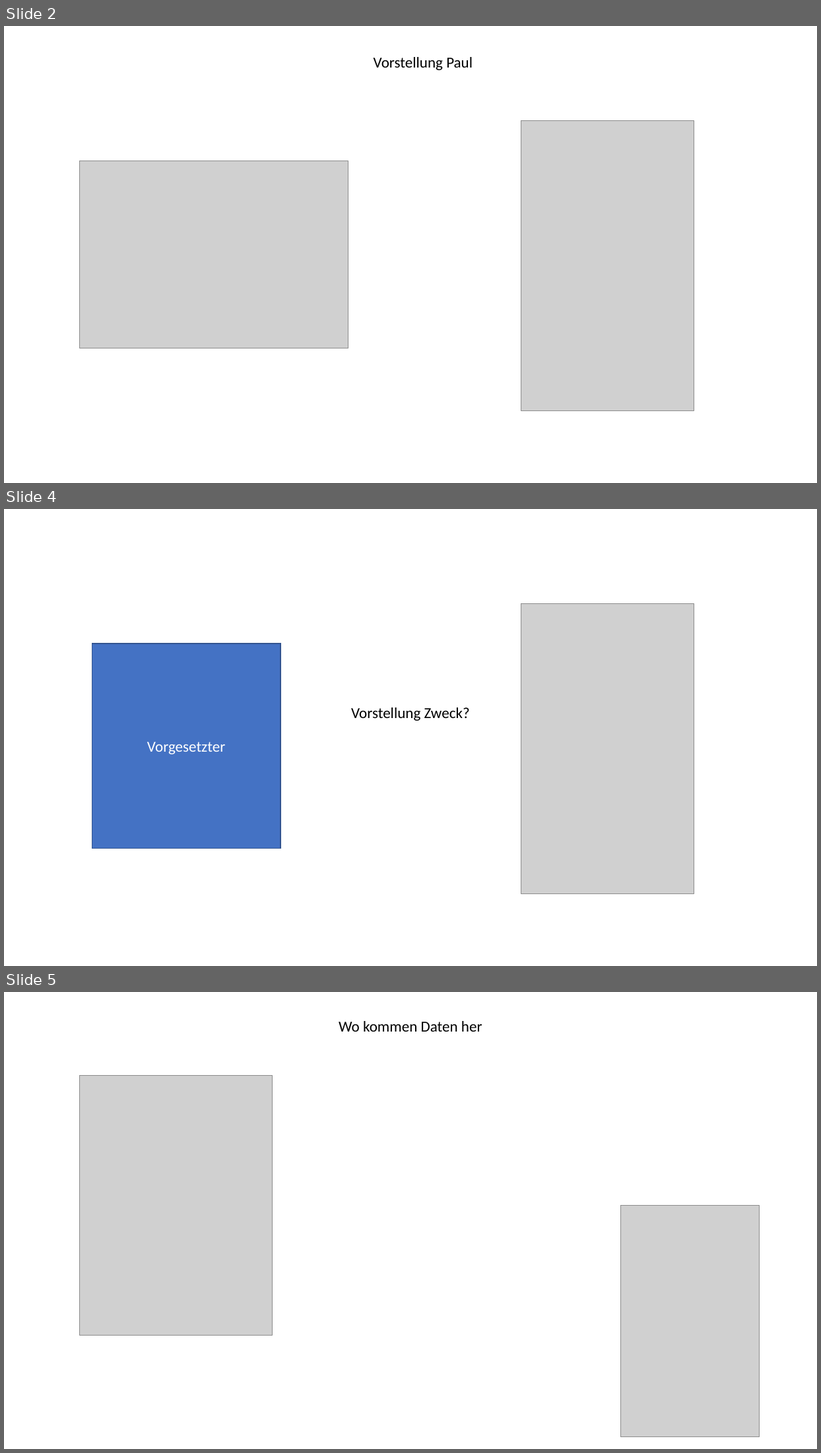
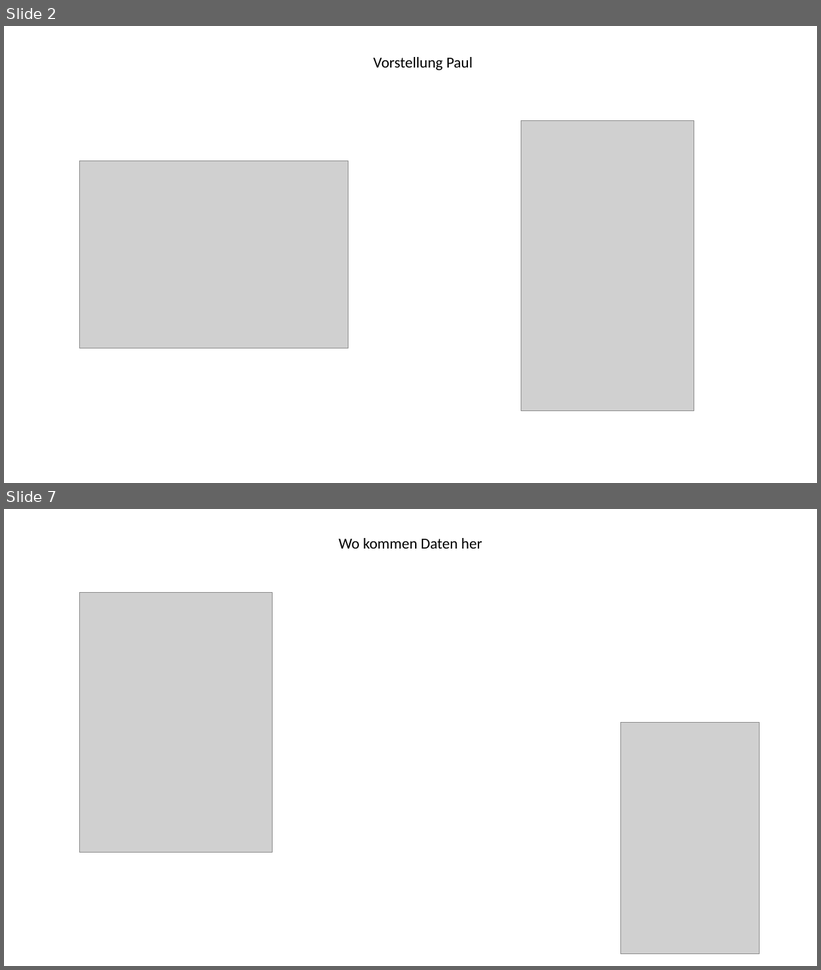
Before and after one commit to Fuenfgeld/DMA2022DataProjectC, a slide deck: video/Video.pptx. Shown one above the other, each under a label of ours: slides 2, 4 and 5 before the commit, slides 2 and 7 after it; the slides between them are not shown. The pictures are 821x1453 and 821x970 pixels, drawn with LibreOffice and Linux fonts; fonts in the diff are those of the drawing; grey boxes stand for pictures. Boxes give left, top, right and bottom in pixels: in the first picture for what was removed or moved away, otherwise in the second. Text is boxed around its words. In the diff, an @@ line names an element or a change of style, - is before the commit and + after.

```diff
--- a/video/Video.pptx
+++ b/video/Video.pptx
@@ slide 4 removed at <box>4,509,817,966</box>, background #FFFFFF @@
@@ picture removed at <box>521,603,694,894</box> @@
@@ rectangle removed at <box>92,644,281,849</box> @@
-Vorgesetzter
@@ text removed at <box>351,708,470,721</box> @@
-Vorstellung Zweck?
@@ what was slide 5 is now slide 7 @@
```
Also in this commit, not shown: 2 slides changed, 5 slides added, 2 other slides removed, 6 other files.
